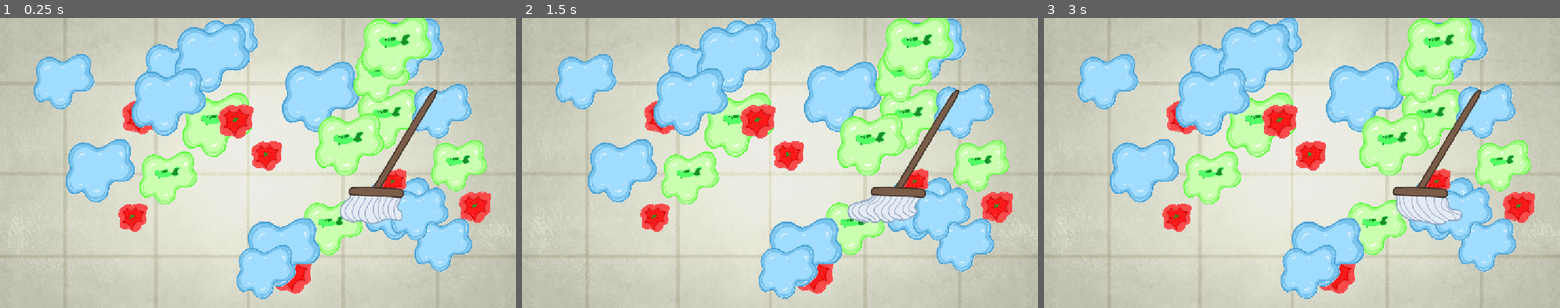
Above: before the commit, frames 1-3 (left to right).
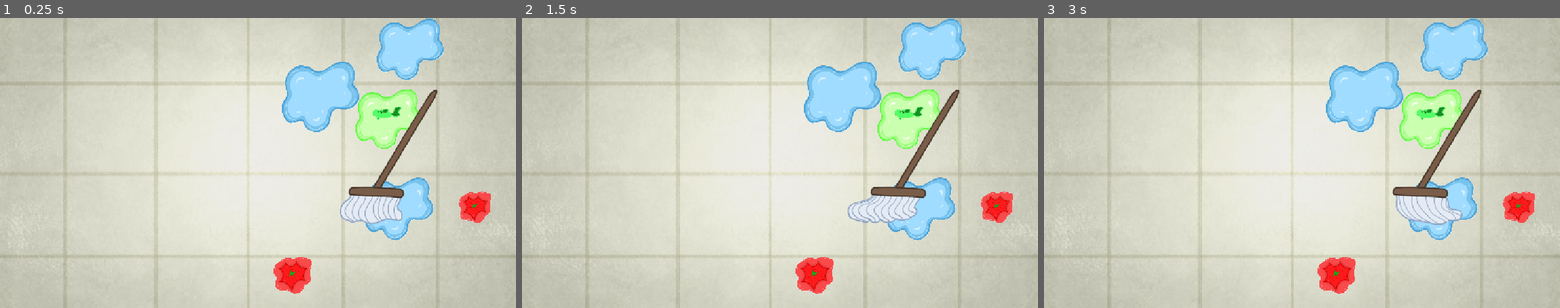
Above: after the commit, the same moments.

Repository: OwenPFC/dolomite-joe-3
Game: Godot game, scene res://scenes/floor.tscn
Same seed, same stepped clock (60 frames per second), same inputs: the game is played once before the commit and once after it. This scene is started directly instead of the project's main scene.
Inputs (mouse positions are in pixels of both pictures, inside the frame that each line leads up to):
- Up to frame 1 (0.25 s): no input
- Up to frame 2 (1.5 s): move the mouse to (898, 160) at 0.52 s; press the mouse at (898, 160) at 0.53 s; move the mouse to (676, 177) at 1.27 s; release the mouse at (676, 177) at 1.28 s; click (676, 177) at 1.35 s
- Up to frame 3 (3 s): move the mouse to (1353, 99) at 2.02 s; press the mouse at (1353, 99) at 2.03 s; move the mouse to (1276, 221) at 2.77 s; release the mouse at (1276, 221) at 2.78 s; click (1276, 221) at 2.85 s

The runs differ from the first frame. In frame 1, 28% of the frame differs, in the area x 6-95%, y 0-97%; in frame 2, 28%; in frame 3, 28%.

Commit message:
started scripting for giving customers their change

Diff:
--- a/global.gd
+++ b/global.gd
@@ -1,6 +1,7 @@
 extends Node
 
-var dayCounter = 5
+var dayCounter = 1
+
 
 # Called when the node enters the scene tree for the first time.
 func _ready() -> void:
--- /dev/null
+++ b/scenes/register_total.tscn
@@ -0,0 +1,3 @@
+[gd_scene format=3 uid="uid://cwn42s6gp1au5"]
+
+[node name="RegisterTotal" type="Node2D" unique_id=1387123805]
--- /dev/null
+++ b/scripts/checkout.gd
@@ -0,0 +1,16 @@
+extends Node
+
+var register_total = load("res://scenes/register_total.tscn")
+
+# Called when the node enters the scene tree for the first time.
+func _ready() -> void:
+	$register.connect("sent", _on_total_tallied)
+
+
+# Called every frame. 'delta' is the elapsed time since the previous frame.
+func _process(delta: float) -> void:
+	pass
+
+func _on_total_tallied(total) -> void:
+	register_total.instantiate()
+	register_total.total = total
--- a/scripts/customer.gd
+++ b/scripts/customer.gd
@@ -38,6 +38,7 @@
 		var type = all_items[randi_range(0, len(all_items)-1)]
 		var sprite = "res://assets/groceries/" + type + ".png"
 		item.set_sprite(sprite)
+		item.name = type
 
 func init_customer():
 	customer = customers.pick_random()
--- a/scripts/floor.gd
+++ b/scripts/floor.gd
@@ -2,7 +2,7 @@
 
 var toMop = []
 var moppable = load("res://scenes/moppable.tscn")
-var numMoppable = 4+((Global.dayCounter-1)*randi_range(3,6)+randi_range(1,3))
+var numMoppable = 4+((Global.dayCounter-1)*randi_range(4,6)+randi_range(1,3))
 
 # Called when the node enters the scene tree for the first time.
 func _ready() -> void:
--- a/scripts/register.gd
+++ b/scripts/register.gd
@@ -2,6 +2,9 @@
 
 var customer = load("res://scenes/customer.tscn")
 var curr_customer = null
+var total = 0
+signal sent(total)
+var itemPrices = {"fish":10.88, "milk": 5.23, "cereal": 20.20, "tomato": 1.11, "chorba": 2.56, "rock": 101.01}
 
 # Called when the node enters the scene tree for the first time.
 func _ready() -> void:
@@ -19,12 +22,14 @@
 func _on_area_2d_area_entered(area: Area2D) -> void:
 	if area.get_parent() is Grocery:
 		$AudioStreamPlayer.play()
-		area.get_parent().scanned = true
-
+		total += itemPrices.get(area.get_parent().name)
 
 func on_done():
+	print(total)
+	sent.emit(total)
 	curr_customer.make_invis()
 	curr_customer.init_customer()
+	total = 0
 
 func _on_bag_area_area_entered(area: Area2D) -> void:
 	if area.get_parent() is Grocery:
--- /dev/null
+++ b/scripts/register_total.gd
@@ -0,0 +1,12 @@
+extends Node
+
+var total = 0
+
+
+# Called when the node enters the scene tree for the first time.
+func _ready() -> void:
+	pass
+
+# Called every frame. 'delta' is the elapsed time since the previous frame.
+func _process(delta: float) -> void:
+	pass
Not shown, added: scripts/checkout.gd.uid
Not shown, added: scripts/register_total.gd.uid
